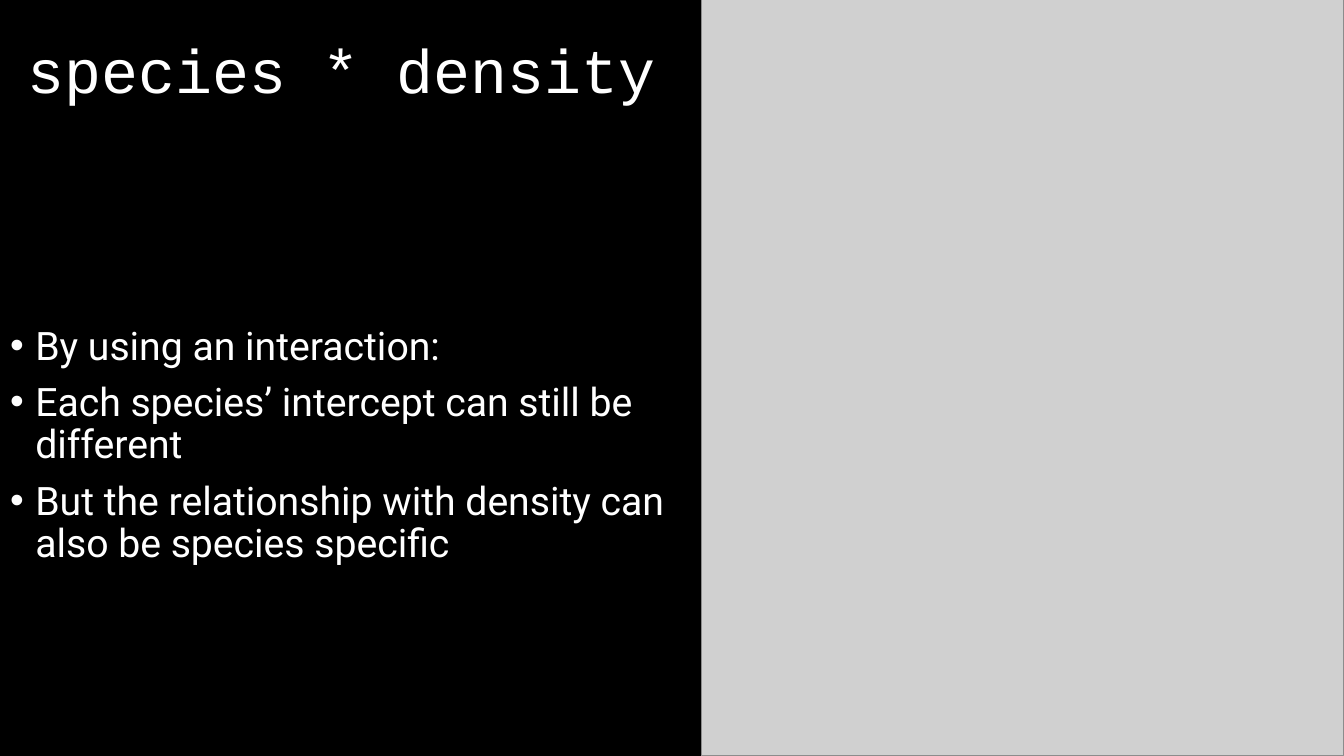
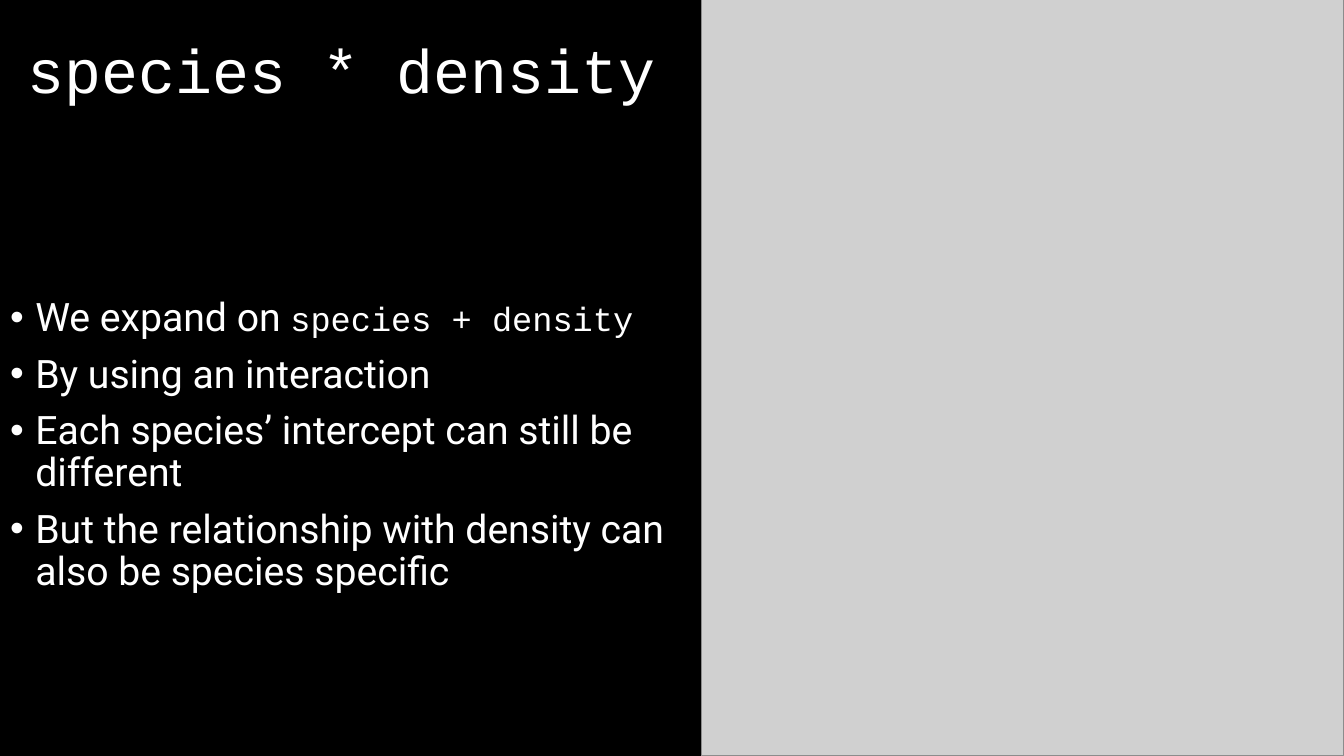
Before and after one commit to DeonRoos/006-BI3010, a slide deck: slide 20 of Lectures/Lecture 08.1 Interactions.pptx. Drawn at 1344x756 pixels with LibreOffice and Linux fonts; fonts in the diff are those of the drawing; grey boxes stand for pictures. Boxes give left, top, right and bottom in pixels: in the first picture for what was removed or moved away, otherwise in the second. Text is boxed around its words. In the diff, an @@ line names an element or a change of style, - is before the commit and + after.

Commit message:
closer to final draft of interactions

```diff
--- a/Lectures/Lecture 08.1 Interactions.pptx
+++ b/Lectures/Lecture 08.1 Interactions.pptx
@@ text at <box>35,301,633,397</box>: text changed @@
-• By using an interaction:
+• We expand on species + density
+• By using an interaction
```
Also in this commit, not shown: 13 other slides changed, 11 slides added, 11 other files.
